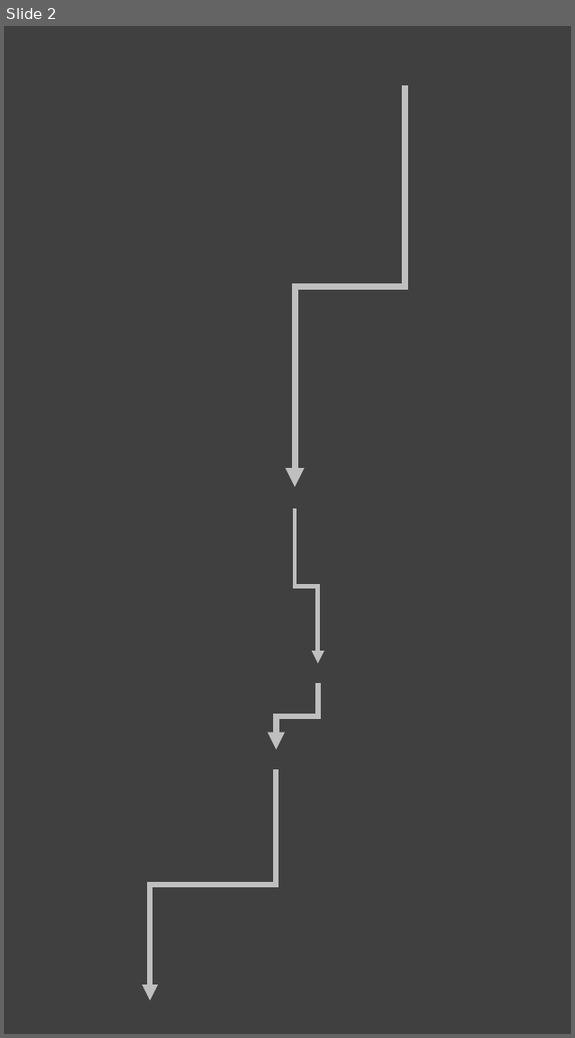
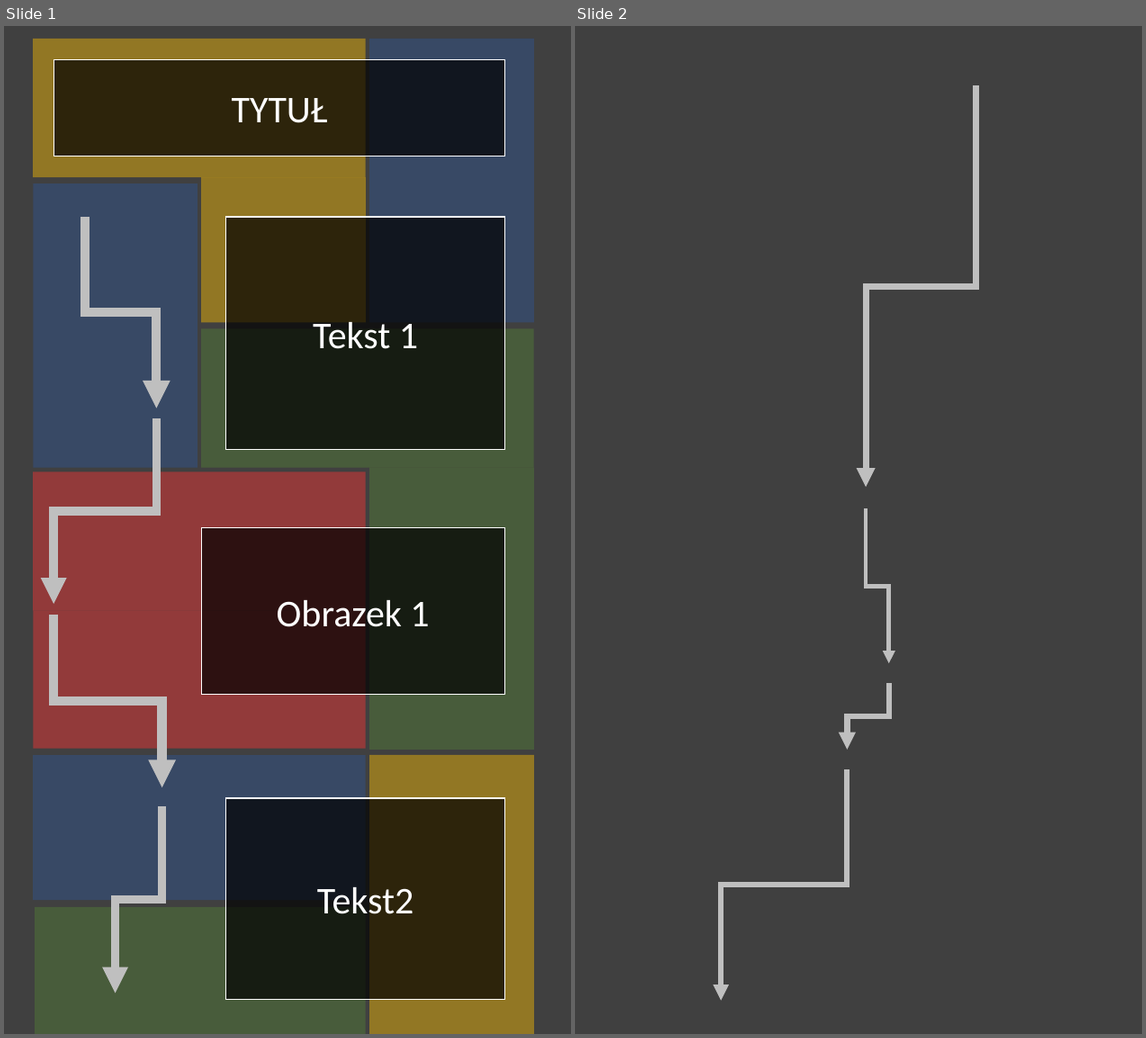
Before and after one commit to jkrolik1/MS, a slide deck: Szablon1.pptx. Shown side by side, each under a label of ours: slide 2 before the commit, slides 1 and 2 after it. The pictures are 575x1038 and 1146x1038 pixels, drawn with LibreOffice and Linux fonts; fonts in the diff are those of the drawing. Boxes give left, top, right and bottom in pixels: in the first picture for what was removed or moved away, otherwise in the second. Text is boxed around its words. In the diff, an @@ line names an element or a change of style, - is before the commit and + after.

```diff
--- a/Szablon1.pptx
+++ b/Szablon1.pptx
@@ slide 1 added at bbox=[4, 26, 571, 1034], background #404040 @@
@@ rectangle added at bbox=[33, 38, 366, 177], fill #FFC000 at 43% opacity @@
@@ rectangle added at bbox=[370, 38, 534, 322], fill #2F5597 at 43% opacity @@
@@ rectangle added at bbox=[54, 59, 505, 156], fill #000000 at 69% opacity, outline #FFFFFF 1 pt, 36 pt, text #FFFFFF @@
+TYTUŁ
@@ rectangle added at bbox=[33, 184, 197, 468], fill #2F5597 at 43% opacity @@
@@ rectangle added at bbox=[201, 177, 366, 322], fill #FFC000 at 43% opacity @@
@@ elbow arrow added from (85, 217) to (157, 408), #BFBFBF 8.75 pt @@
@@ rectangle added at bbox=[226, 217, 505, 449], fill #000000 at 69% opacity, outline #FFFFFF 1 pt, 36 pt, text #FFFFFF @@
+Tekst 1
@@ rectangle added at bbox=[201, 328, 534, 468], fill #548235 at 43% opacity @@
@@ elbow arrow added from (157, 418) to (54, 604), #BFBFBF 8.25 pt @@
@@ rectangle added at bbox=[33, 472, 366, 611], fill #FF3333 at 43% opacity @@
@@ rectangle added at bbox=[370, 468, 535, 750], fill #548235 at 43% opacity @@
@@ rectangle added at bbox=[201, 528, 505, 695], fill #000000 at 69% opacity, outline #FFFFFF 1 pt, 36 pt, text #FFFFFF @@
+Obrazek 1
@@ rectangle added at bbox=[34, 610, 366, 748], fill #FF3333 at 43% opacity @@
@@ elbow arrow added from (54, 615) to (162, 787), #BFBFBF 8.75 pt @@
@@ rectangle added at bbox=[33, 756, 366, 901], fill #2F5597 at 43% opacity @@
@@ rectangle added at bbox=[370, 755, 534, 1034], fill #FFC000 at 43% opacity @@
@@ elbow arrow added from (162, 806) to (115, 993), #BFBFBF 8.25 pt @@
@@ rectangle added at bbox=[226, 798, 505, 999], fill #000000 at 69% opacity, outline #FFFFFF 1 pt, 36 pt, text #FFFFFF @@
+Tekst2
@@ rectangle added at bbox=[35, 907, 366, 1034], fill #548235 at 43% opacity @@
```
Also in this commit, not shown: 1 slide removed.
